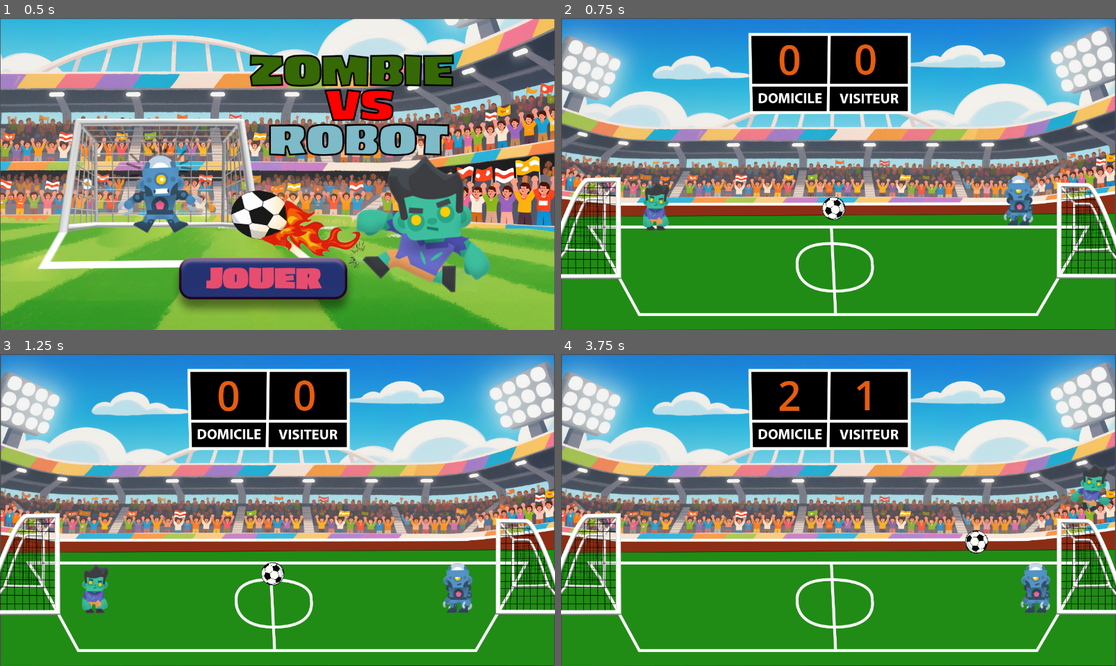
Above: before the commit, frames 1-4 (two rows, left to right).
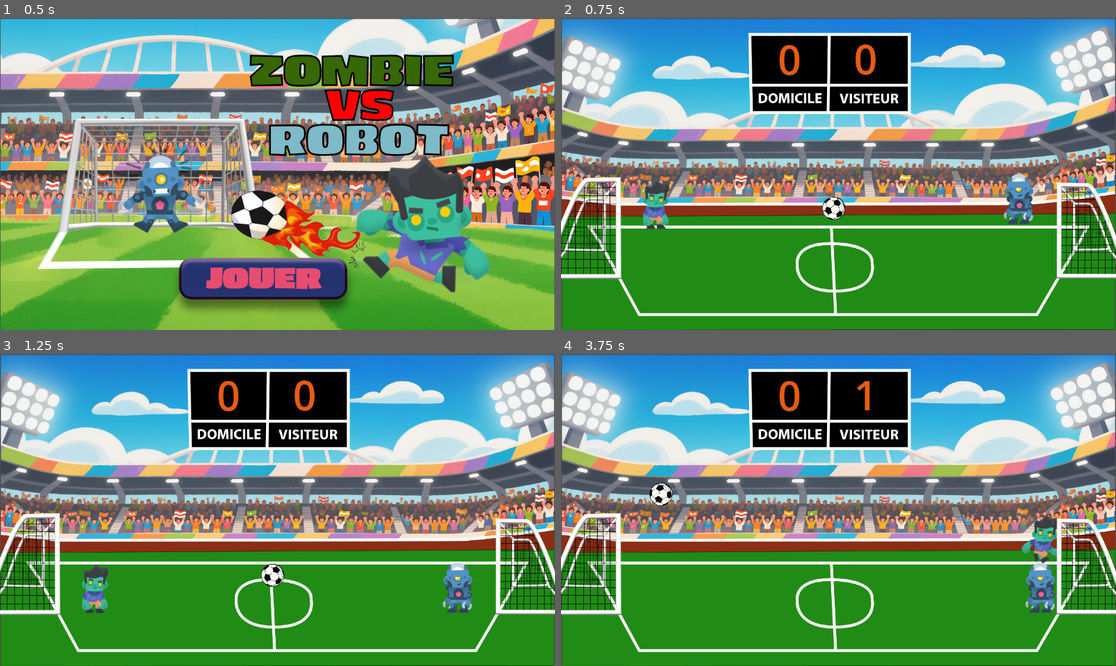
Above: after the commit, the same moments.

Repository: NathanSimon9/nathan-simon-tp1
Game: Godot game, scene res://scene_ouverture.tscn
Same seed, same stepped clock (60 frames per second), same inputs: the game is played once before the commit and once after it.
Inputs (mouse positions are in pixels of both pictures, inside the frame that each line leads up to):
- Up to frame 1 (0.5 s): no input
- Up to frame 2 (0.75 s): click (821, 280) at 0.5 s
- Up to frame 3 (1.25 s): no input
- Up to frame 4 (3.75 s): hold D (avancer) 1.28-2.78 s; tap Right (avancer_2) at 1.35, 3.6 s; tap W (sauter) at 1.52, 2.27 s; tap A (reculer) at 2.1 s; tap Left (reculer_2) at 2.85 s; hold D (avancer) from 3.53 s (still down)

Frame 1 is identical in both runs. In frame 2, 0.6% of the frame differs, in the area x 14-86%, y 49-69%; in frame 3, 0.1%; in frame 4, 2.4%, in the area x 15-99%, y 8-84%.

Commit message:
Update project.godot

Diff:
--- a/nathan-simon-tp1/project.godot
+++ b/nathan-simon-tp1/project.godot
@@ -47,3 +47,8 @@
 "events": [Object(InputEventKey,"resource_local_to_scene":false,"resource_name":"","device":0,"window_id":0,"alt_presse …(194 unchanged characters)…
 ]
 }
+
+[physics]
+
+common/physics_ticks_per_second=80
+common/max_physics_steps_per_frame=10
